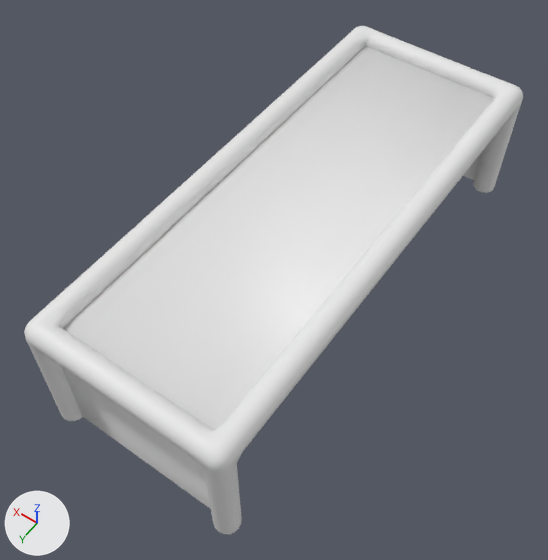
An edit to the glTF model examples/Assets3D/Goal/khungthanh.glb, drawn before and after from the same camera.
Both versions are drawn from a camera (50 mm lens) standing at (-0.305, 0.804, 1.227) and looking at (0.212, 0.081, 0.09). Every picture has the same lights, and +X, +Y and +Z are marked at lower left. Materials are left out; every surface is plain grey. Vertices at the same position are counted once.

Before the edit, the objects in view are built like this:
```python
me_sm_khungthanh = bpy.data.meshes.new('SM_KhungThanh')
me_sm_khungthanh.from_pydata(...)  # 1315 vertices, 2564 faces; spans x 0.0..0.398, y -0.499..0.499, z 0.0..0.273
# faces by material slot: [2552, 12]
me_sm_khungthanh.materials.append(mat_m_cot)
me_sm_khungthanh.materials.append(mat_m_luoi)
ob_khungthanh = bpy.data.objects.new('khungthanh', me_sm_khungthanh)
ob_khungthanh.location = (0.0, 0.0, 0.0)
```
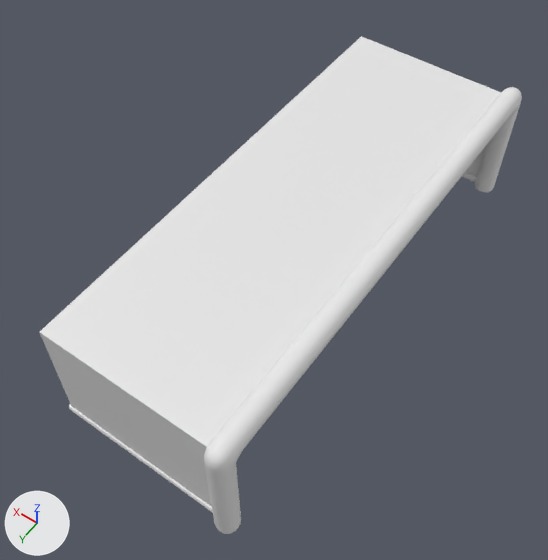
The edits, one by one:
me_sm_khungthanh is used by ob_khungthanh; location (0.0, 0.0, 0.0).
me_sm_khungthanh had 1315 vertices, 2564 faces and spanned x 0.0..0.398, y -0.499..0.499, z 0.0..0.273.
me_sm_khungthanh now has 835 vertices, 1612 faces and spans x 0.001..0.384, y -0.497..0.497, z 0.0..0.269.
me_sm_khungthanh part 1: a new loose piece of 168 vertices spanning x 0.023..0.384, y -0.481..0.481, z 0.0..0.015.
me_sm_khungthanh part 2: 2 vertices moved within x 0.023, y -0.452..0.452, z 0.226; 1300 vertices removed from x 0.0..0.398, y -0.499..0.499, z 0.0..0.273; 652 vertices added at x 0.001..0.045, y -0.497..0.497, z 0.0..0.269.

Boxes (x1, y1, x2, y2) around the edits, measured in the pictures (548 x 560 px; the box of a moved part takes in the faces that stretch with it):
'khungthanh', reshaped: before (24, 26, 523, 534); after (39, 36, 522, 534)
part 1 of me_sm_khungthanh, added: after (69, 172, 477, 513)
part 2 of me_sm_khungthanh, moved or reshaped: before (24, 26, 523, 534); after (204, 87, 522, 534)
